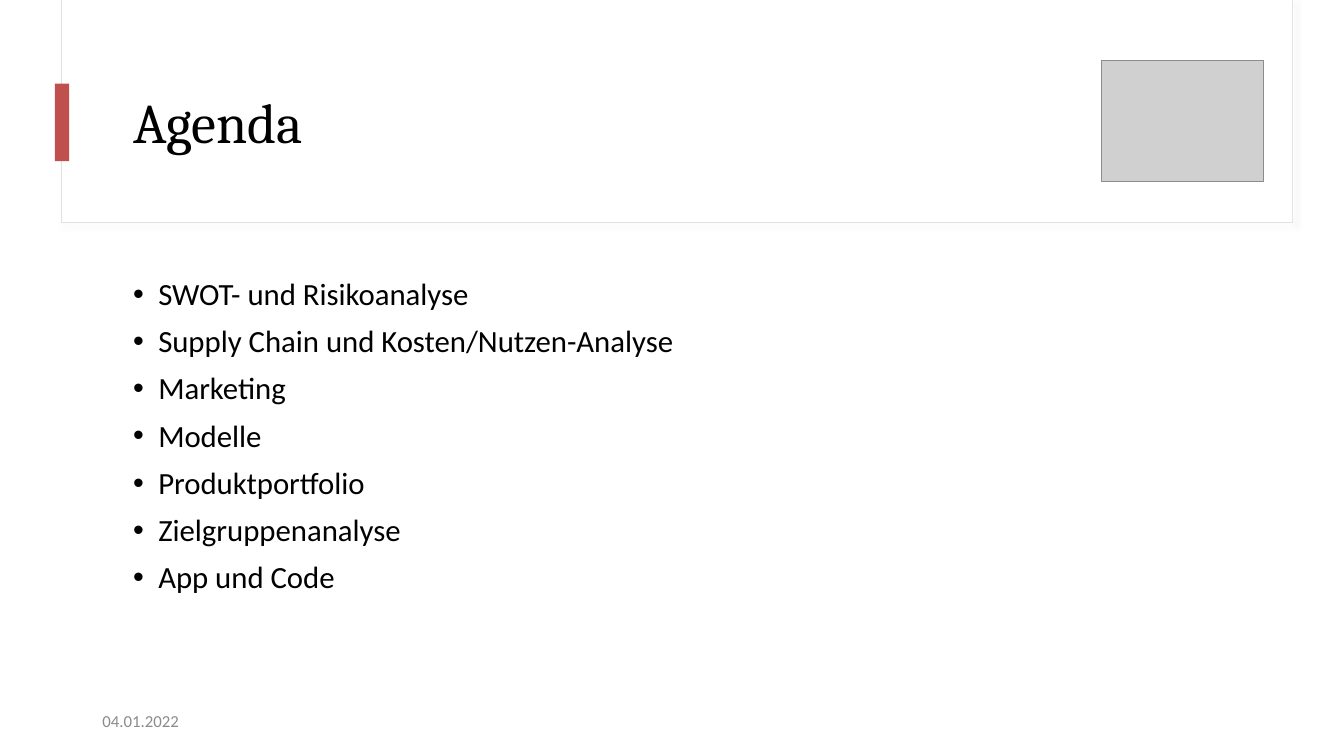
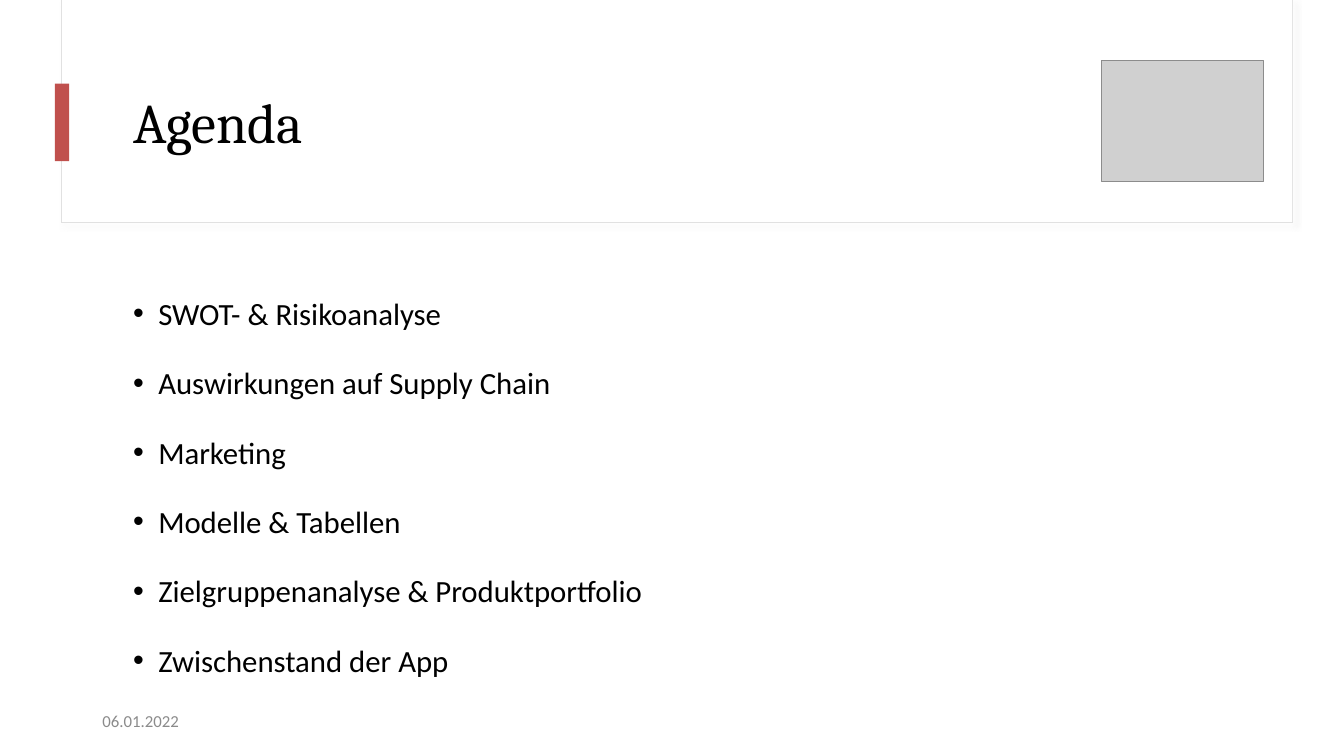
Before and after one commit to florian-frey/FaceBank, a slide deck: slide 3 of presentations/presentation-22_01_07.pptx. Drawn at 1344x756 pixels with LibreOffice and Linux fonts; fonts in the diff are those of the drawing; grey boxes stand for pictures. Boxes give left, top, right and bottom in pixels: in the first picture for what was removed or moved away, otherwise in the second. Text is boxed around its words. In the diff, an @@ line names an element or a change of style, - is before the commit and + after.

```diff
--- a/presentations/presentation-22_01_07.pptx
+++ b/presentations/presentation-22_01_07.pptx
@@ text "SWOT- & Risikoanalyse" at [158, 303, 641, 677]: vertical alignment top to middle @@
@@ text at [158, 303, 550, 400]: text changed @@
-• SWOT- und Risikoanalyse
-• Supply Chain und Kosten/Nutzen-Analyse
+• SWOT- & Risikoanalyse
+• Auswirkungen auf Supply Chain
@@ text at [158, 442, 286, 470]: line spacing 0.9 to 1.5 @@
@@ text at [158, 511, 641, 677]: text changed @@
-• Modelle
-• Produktportfolio
-• Zielgruppenanalyse
-• App und Code
+• Modelle & Tabellen
+• Zielgruppenanalyse & Produktportfolio
+• Zwischenstand der App
@@ text at [102, 716, 178, 727]: text changed @@
-04.01.2022
+06.01.2022
```
Also in this commit, not shown: 34 other slides changed, 6 slides added.
